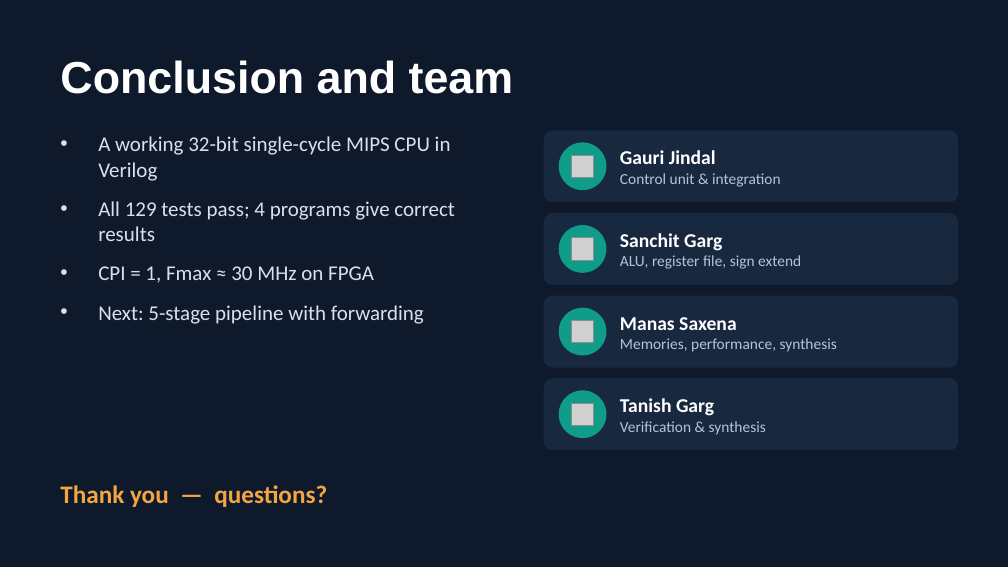
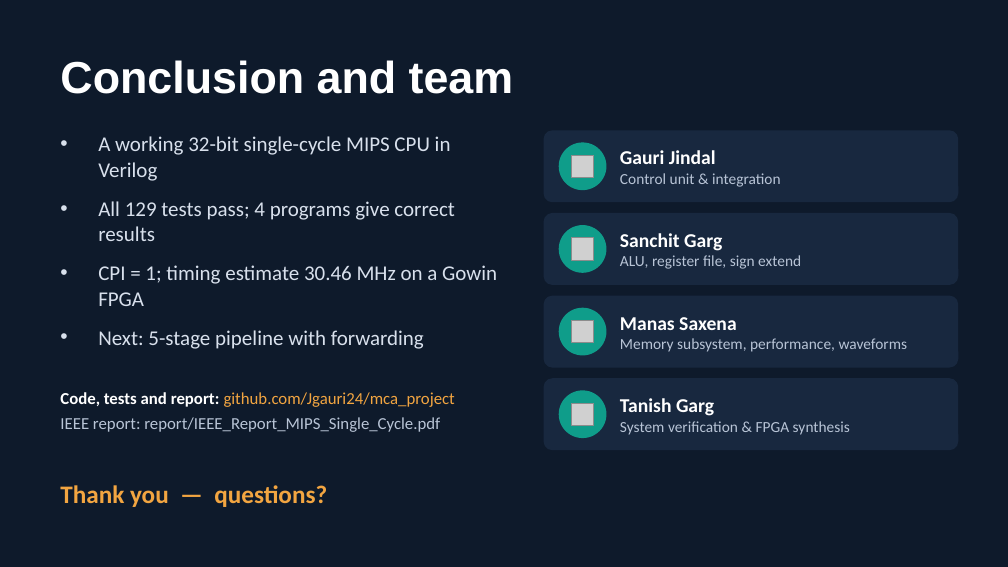
Before and after one commit to Jgauri24/mca_project, a slide deck: slide 14 of presentation/MIPS_Single_Cycle_Presentation.pptx (slide 10 before the commit). Drawn at 1008x567 pixels with LibreOffice and Linux fonts; fonts in the diff are those of the drawing; grey boxes stand for pictures. Boxes give left, top, right and bottom in pixels: in the first picture for what was removed or moved away, otherwise in the second. Text is boxed around its words. In the diff, an @@ line names an element or a change of style, - is before the commit and + after.

Commit message:
docs(presentation): expand deck to 14 slides
Adds control-signal table, bit layouts, testing-flow slide, second
waveform, problems/limits slide, repository link and updated roles.

```diff
--- a/presentation/MIPS_Single_Cycle_Presentation.pptx
+++ b/presentation/MIPS_Single_Cycle_Presentation.pptx
@@ text at (98, 265, 497, 306): text changed @@
-• CPI = 1, Fmax ≈ 30 MHz on FPGA
+• CPI = 1; timing estimate 30.46 MHz on a Gowin FPGA
@@ text at (620, 338, 908, 352): text changed @@
-Memories, performance, synthesis
+Memory subsystem, performance, waveforms
@@ text added at (60, 392, 455, 432), 12 pt, text #B8C4D6 @@
+Code, tests and report: github.com/Jgauri24/mca_project
+IEEE report: report/IEEE_Report_MIPS_Single_Cycle.pdf
@@ text at (620, 421, 850, 435): text changed @@
-Verification & synthesis
+System verification & FPGA synthesis
```
Also in this commit, not shown: 8 other slides changed, 4 slides added.
